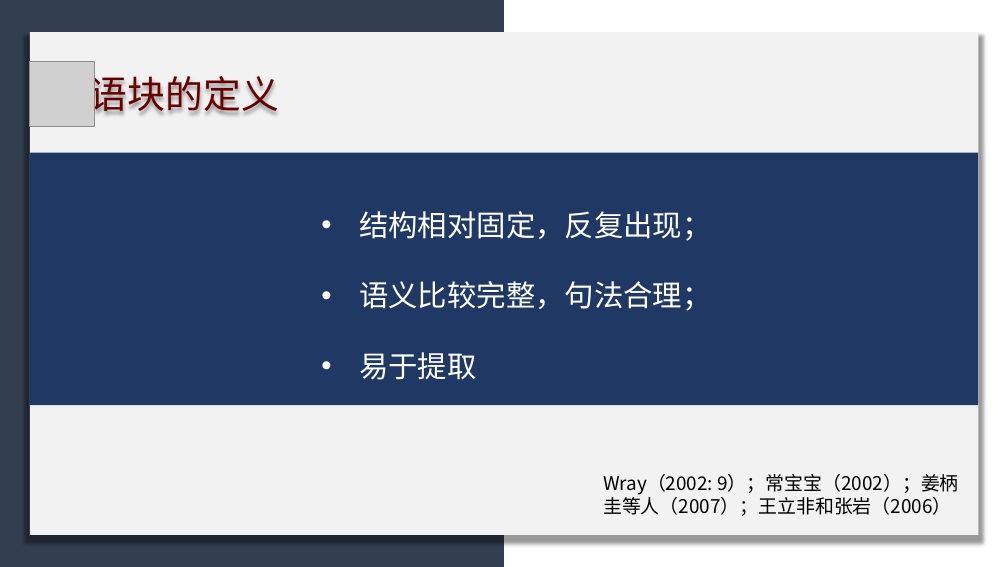
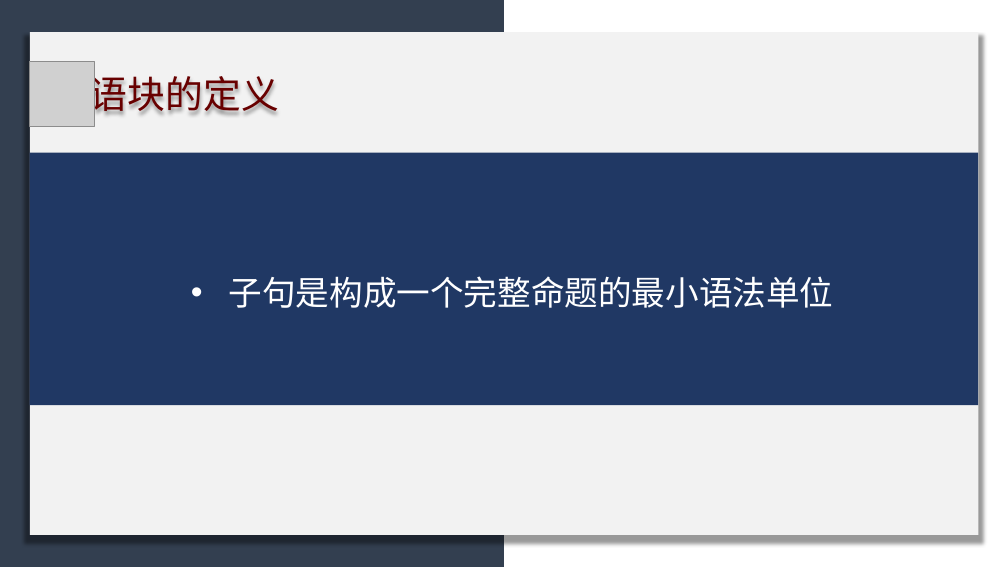
Before and after one commit to licheng0573/RosettaStone, a slide deck: slide 10 of 二组展示_10_24.pptx. Drawn at 1008x567 pixels with LibreOffice and Linux fonts; fonts in the diff are those of the drawing; grey boxes stand for pictures. Boxes give left, top, right and bottom in pixels: in the first picture for what was removed or moved away, otherwise in the second. Text is boxed around its words. In the diff, an @@ line names an element or a change of style, - is before the commit and + after.

```diff
--- a/二组展示_10_24.pptx
+++ b/二组展示_10_24.pptx
@@ text at (229,276,834,308): text changed; size 28 to 32 pt @@
-• 结构相对固定，反复出现；
-• 语义比较完整，句法合理；
-• 易于提取
+• 子句是构成一个完整命题的最小语法单位
@@ text removed at (603,474,959,516) @@
-Wray（2002: 9）；常宝宝（2002）；姜柄圭等人（2007）；王立非和张岩（2006）
```
Also in this commit, not shown: 1 other slide changed, 5 slides added, 1 other file.
